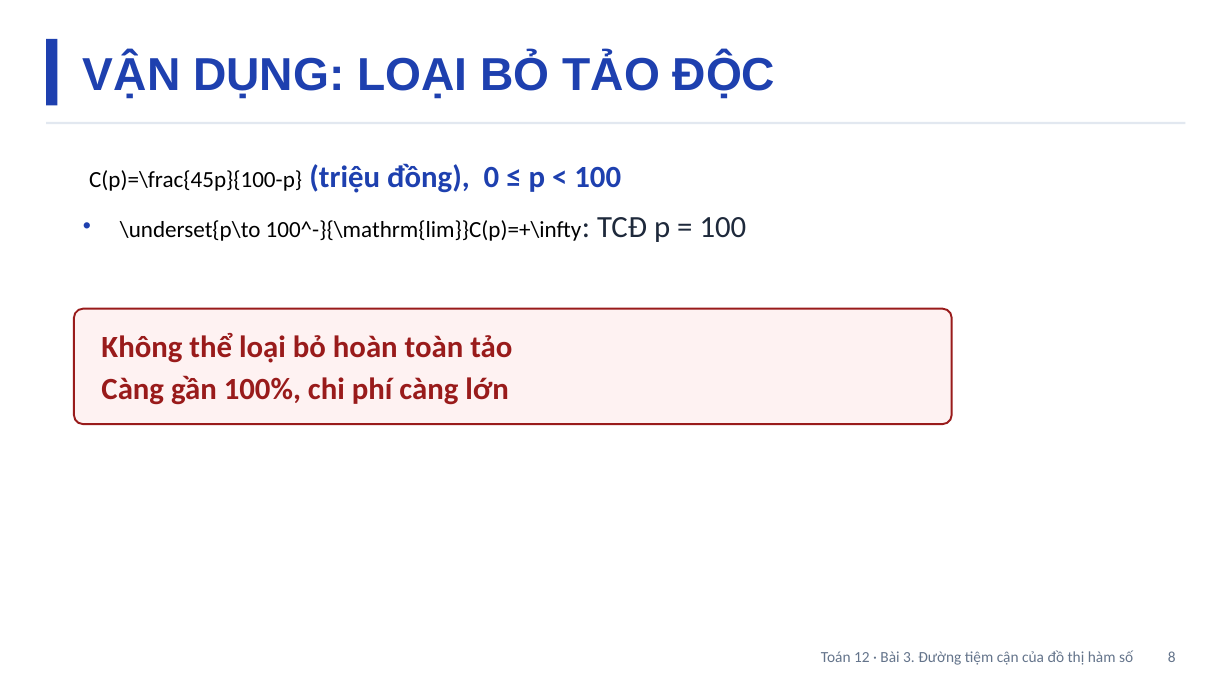
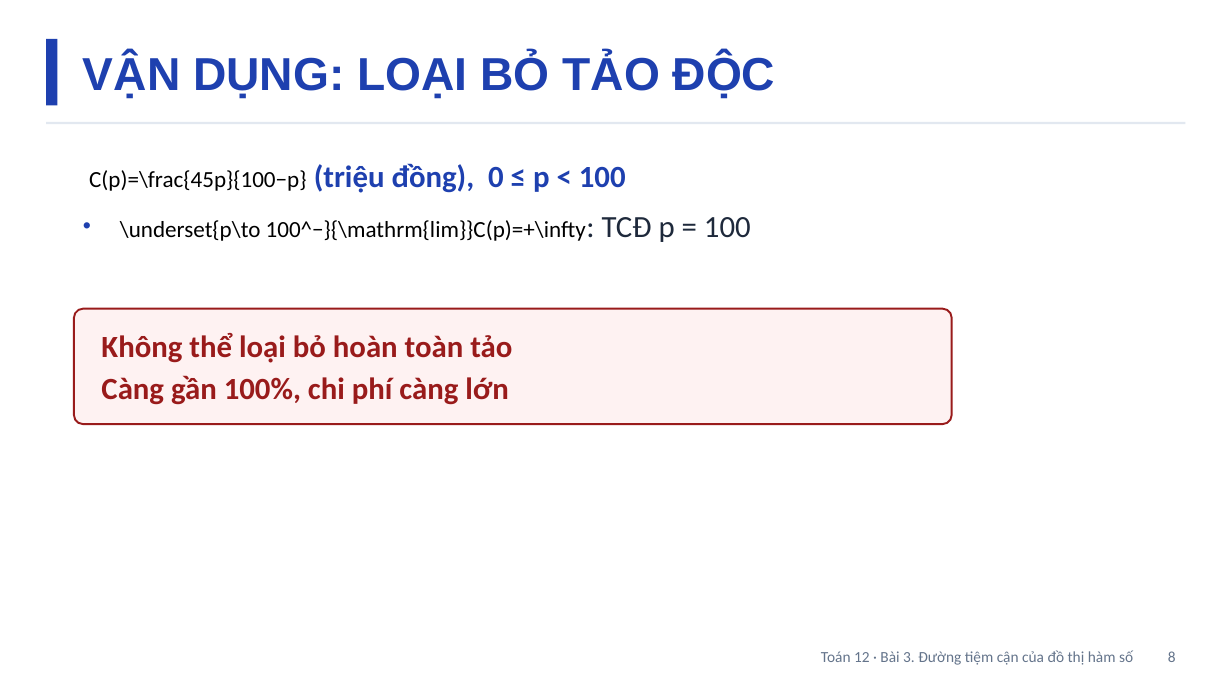
Before and after one commit to Trangtu66/Taode_thi_online, a slide deck: slide 8 of slides/Toan12/Slide_TOAN12_Bai3_T10-13.pptx. Drawn at 1232x693 pixels with LibreOffice and Linux fonts; fonts in the diff are those of the drawing. Boxes give left, top, right and bottom in pixels: in the first picture for what was removed or moved away, otherwise in the second. Text is boxed around its words. In the diff, an @@ line names an element or a change of style, - is before the commit and + after.

```diff
--- a/slides/Toan12/Slide_TOAN12_Bai3_T10-13.pptx
+++ b/slides/Toan12/Slide_TOAN12_Bai3_T10-13.pptx
@@ text at (89,163,751,242): text changed @@
-C(p)=\frac{45p}{100-p} (triệu đồng), 0 ≤ p < 100
-• \underset{p\to 100^-}{\mathrm{lim}}C(p)=+\infty: TCĐ p = 100
+C(p)=\frac{45p}{100−p} (triệu đồng), 0 ≤ p < 100
+• \underset{p\to 100^−}{\mathrm{lim}}C(p)=+\infty: TCĐ p = 100
```
Also in this commit, not shown: 8 other slides changed, 50 other files.
